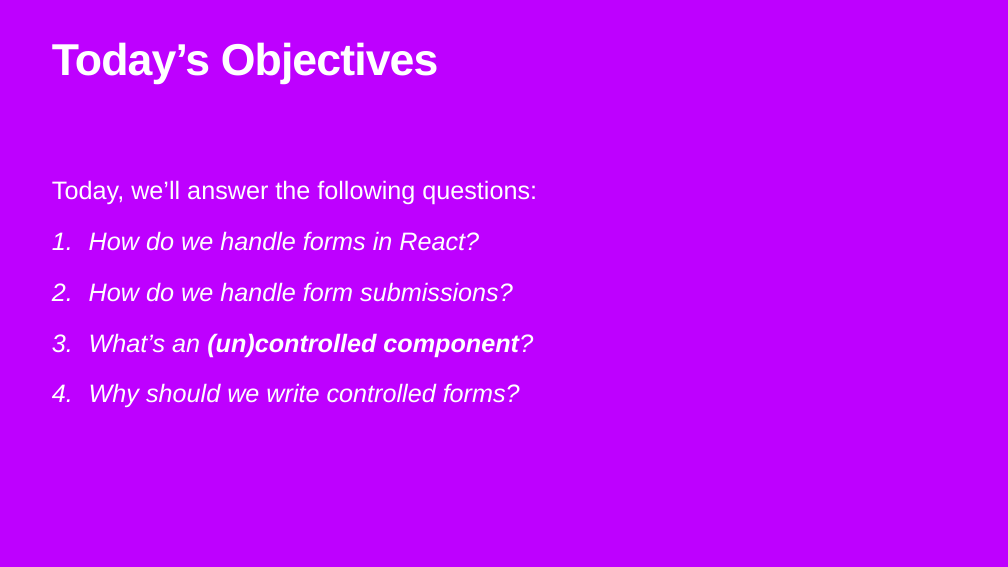
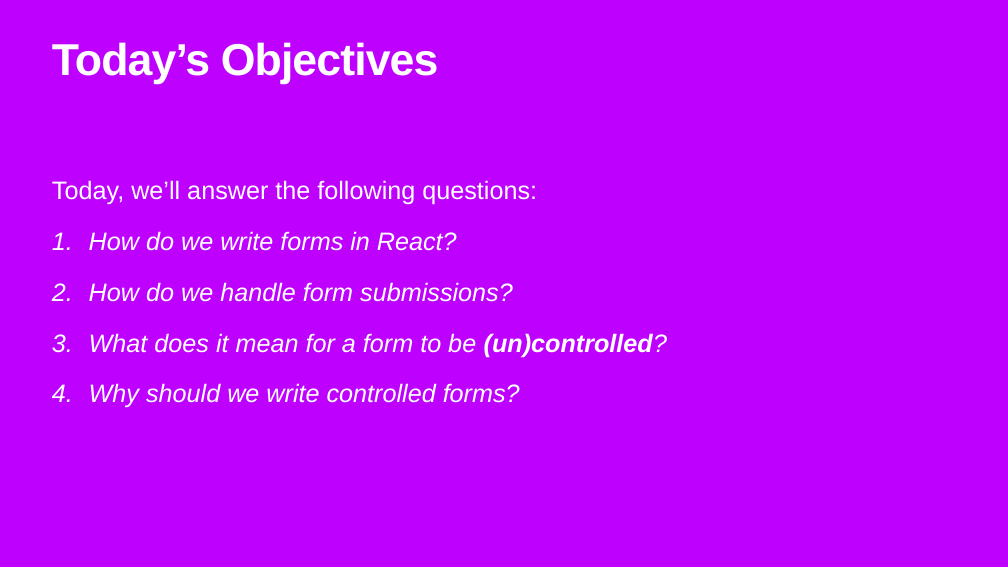
Before and after one commit to rhythms06/flatiron-school, a slide deck: slide 2 of phase-2/forms/slides/forms.pptx. Drawn at 1008x567 pixels with LibreOffice and Linux fonts; fonts in the diff are those of the drawing; background and template pictures are left out. Boxes give left, top, right and bottom in pixels: in the first picture for what was removed or moved away, otherwise in the second. Text is boxed around its words. In the diff, an @@ line names an element or a change of style, - is before the commit and + after.

```diff
--- a/phase-2/forms/slides/forms.pptx
+++ b/phase-2/forms/slides/forms.pptx
@@ text at (89, 231, 457, 251): text changed @@
-1. How do we handle forms in React?
+1. How do we write forms in React?
@@ text at (89, 333, 667, 357): text changed; bold off @@
-3. What’s an (un)controlled component?
+3. What does it mean for a form to be (un)controlled?
```
Also in this commit, not shown: 3 other slides changed, 1 slide added, 2 other files.
